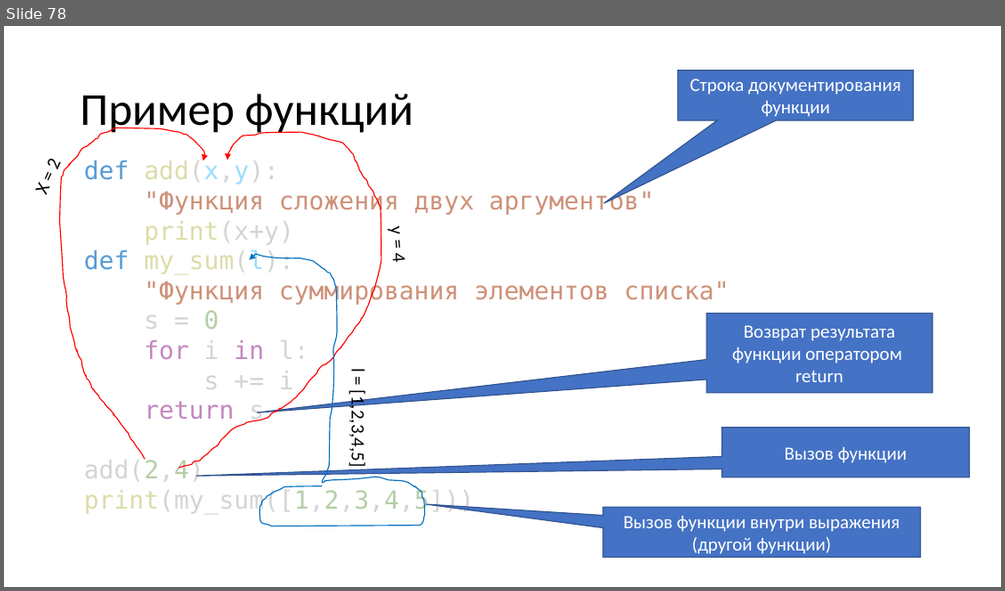
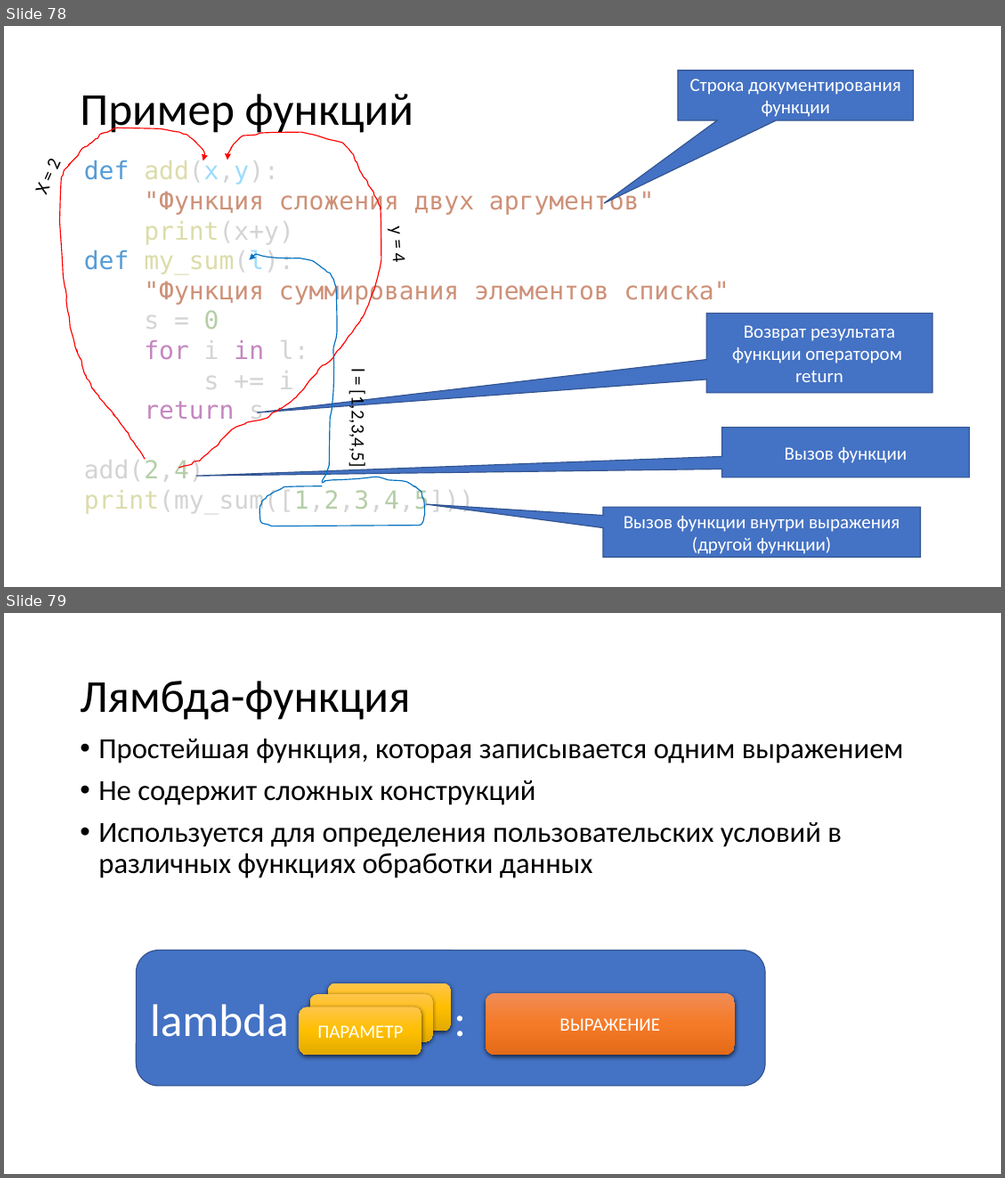
Before and after one commit to paveltsytovich/telegram-course, a slide deck: Presentation/Основы алгоритмизации и программирования.pptx. Shown one above the other, each under a label of ours: slide 78 before the commit, slides 78 and 79 after it. The pictures are 1005x591 and 1005x1178 pixels, drawn with LibreOffice and Linux fonts; fonts in the diff are those of the drawing. Boxes give left, top, right and bottom in pixels: in the first picture for what was removed or moved away, otherwise in the second. Text is boxed around its words. In the diff, an @@ line names an element or a change of style, - is before the commit and + after.

Commit message:
Пример применения лямбда-функции

```diff
--- a/Presentation/Основы алгоритмизации и программирования.pptx
+++ b/Presentation/Основы алгоритмизации и программирования.pptx
@@ slide 79 added at <box>4,613,1001,1174</box>, background #FFFFFF @@
@@ title added at <box>80,681,410,720</box>, 44 pt, text #000000 @@
+Лямбда-функция
@@ text added at <box>98,738,904,878</box>, 28 pt, text #000000 @@
+• Простейшая функция, которая записывается одним выражением
+• Не содержит сложных конструкций
+• Используется для определения пользовательских условий в различных функциях обработки данных
@@ group added at <box>137,950,765,1086</box>: 5 rounded rectangles @@
+lambda :
+ПАРАМЕТР
+ВЫРАЖЕНИЕ
```
Also in this commit, not shown: 1 other slide added.
